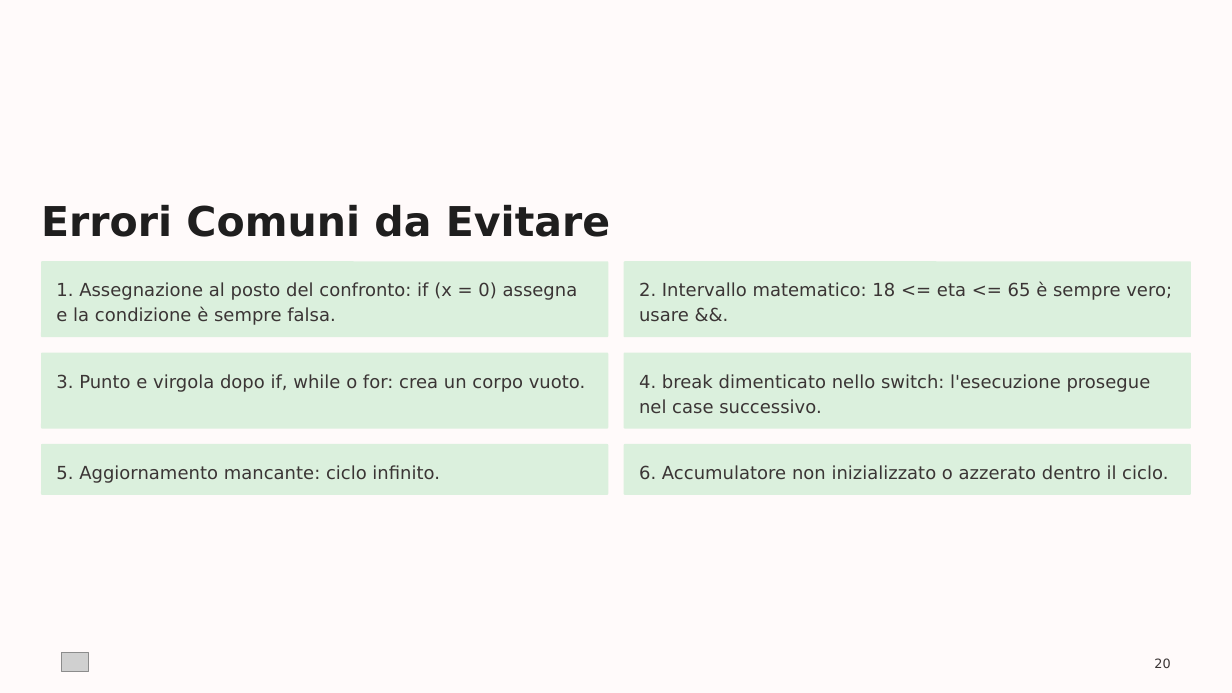
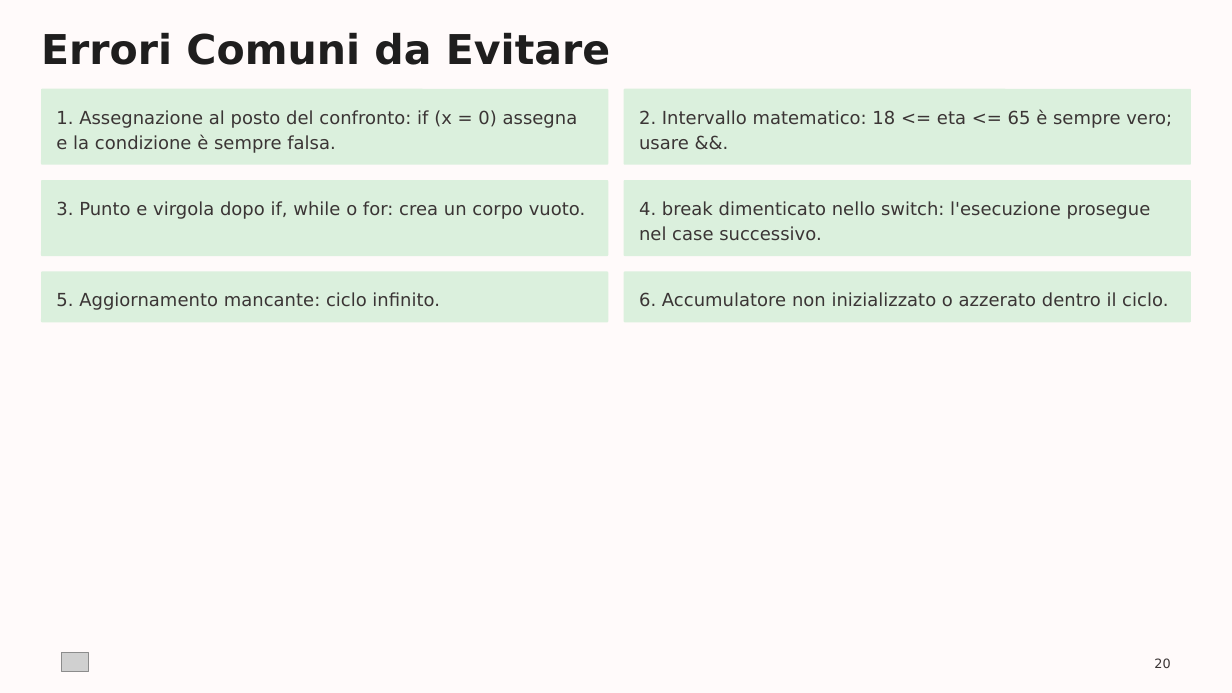
Before and after one commit to albertotesta-teach/linguaggio-C, a slide deck: slide 20 of 00-Documentazione/Linguaggio-C-02-Il-Controllo-del-Flusso.pptx. Drawn at 1232x693 pixels with LibreOffice and Linux fonts; fonts in the diff are those of the drawing; grey boxes stand for pictures. Boxes give left, top, right and bottom in pixels: in the first picture for what was removed or moved away, otherwise in the second. Text is boxed around its words. In the diff, an @@ line names an element or a change of style, - is before the commit and + after.

```diff
--- a/00-Documentazione/Linguaggio-C-02-Il-Controllo-del-Flusso.pptx
+++ b/00-Documentazione/Linguaggio-C-02-Il-Controllo-del-Flusso.pptx
@@ 6 rounded rectangles, 3 texts: place and size @@
-6 rounded rectangles, 3 texts at [41,204,1191,495]
+6 rounded rectangles, 3 texts at [41,32,1191,323]
@@ 4 texts: place and size @@
-4 texts at [56,282,1172,483]
+4 texts at [56,109,1172,310]
```
Also in this commit, not shown: 31 other slides changed, 7 other files.
